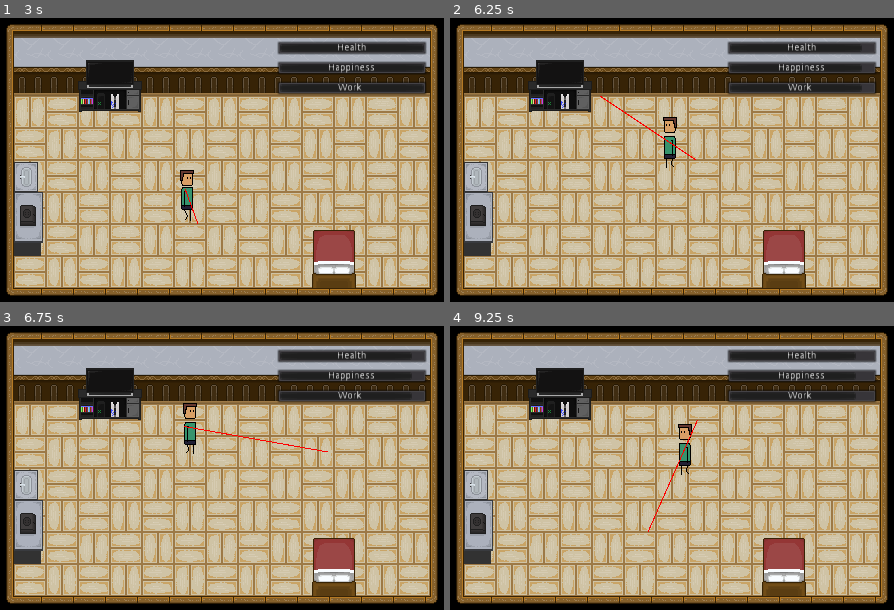
Above: before the commit, frames 1-4 (two rows, left to right).
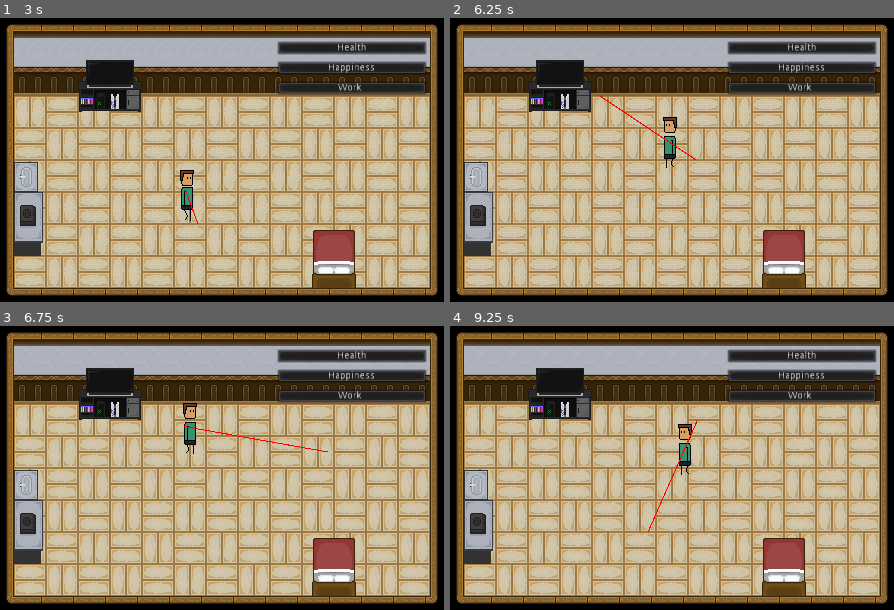
Above: after the commit, the same moments.

Repository: sun-wise-man/work-from-home
Game: Godot game, scene res://scenes/main.tscn
The game is run twice, just before and just after one commit, with the same random seed, the same clock (stepped at 60 frames per second) and the same inputs.
Inputs (mouse positions are in pixels of both pictures, inside the frame that each line leads up to):
- Up to frame 1 (3 s): tap Enter at 0.5 s; move the mouse to (333, 259) at 0.52 s; click (333, 259) at 0.67 s; tap Space at 1.25 s; move the mouse to (26, 216) at 1.27 s; click (26, 216) at 1.42 s; move the mouse to (111, 86) at 2.02 s; click (111, 86) at 2.17 s; move the mouse to (199, 225) at 2.77 s; click (199, 225) at 2.92 s
- Up to frame 2 (6.25 s): move the mouse to (814, 208) at 3.52 s; click (814, 208) at 3.67 s; move the mouse to (529, 111) at 4.27 s; click (529, 111) at 4.42 s; move the mouse to (694, 160) at 5.02 s; click (694, 160) at 5.17 s; move the mouse to (600, 80) at 5.77 s; click (600, 80) at 5.92 s
- Up to frame 3 (6.75 s): move the mouse to (328, 450) at 6.52 s; click (328, 450) at 6.67 s
- Up to frame 4 (9.25 s): move the mouse to (574, 485) at 7.27 s; click (574, 485) at 7.42 s; move the mouse to (720, 397) at 8.02 s; click (720, 397) at 8.17 s; move the mouse to (649, 533) at 8.77 s; click (649, 533) at 8.92 s

Frame 1 is identical in both runs. In frame 2, 0.1% of the frame differs, in the area x 92-96%, y 9-26%; in frame 3, 0.1%; in frame 4, 0.2%, in the area x 91-96%, y 9-26%.

Commit message:
no message

Diff:
--- a/scenes/main.tscn
+++ b/scenes/main.tscn
@@ -671,7 +671,7 @@
 
 [node name="World" type="Node2D"]
 script = ExtResource( 10 )
-seconds_per_hour = 3.0
+seconds_per_hour = 10.0
 
 [node name="Player" type="KinematicBody2D" parent="."]
 position = Vector2( 312, 256 )
@@ -827,14 +827,6 @@
 
 [node name="EventSystem" type="Node2D" parent="."]
 script = ExtResource( 18 )
-event_name = PoolStringArray( "yes", "duo", "full", "win duo", "loss duo" )
-event_from = PoolStringArray( "Console", "yes", "yes", "duo", "duo" )
-event_chance = PoolIntArray( 100, 50, 50, 60, 40 )
-event_output = PoolStringArray( "decision", "chance", "gain", "gain", "gain" )
-health_output = PoolIntArray( 0, 0, 0, 0, 0 )
-happiness_output = PoolIntArray( 0, 0, 3, 10, -5 )
-work_output = PoolIntArray( 0, 0, 0, 0, 0 )
-event_desc = PoolStringArray( "which games\?", "", "win full", "win duo", "loss duo" )
 
 [node name="DecisionPanel" type="Panel" parent="."]
 pause_mode = 2
